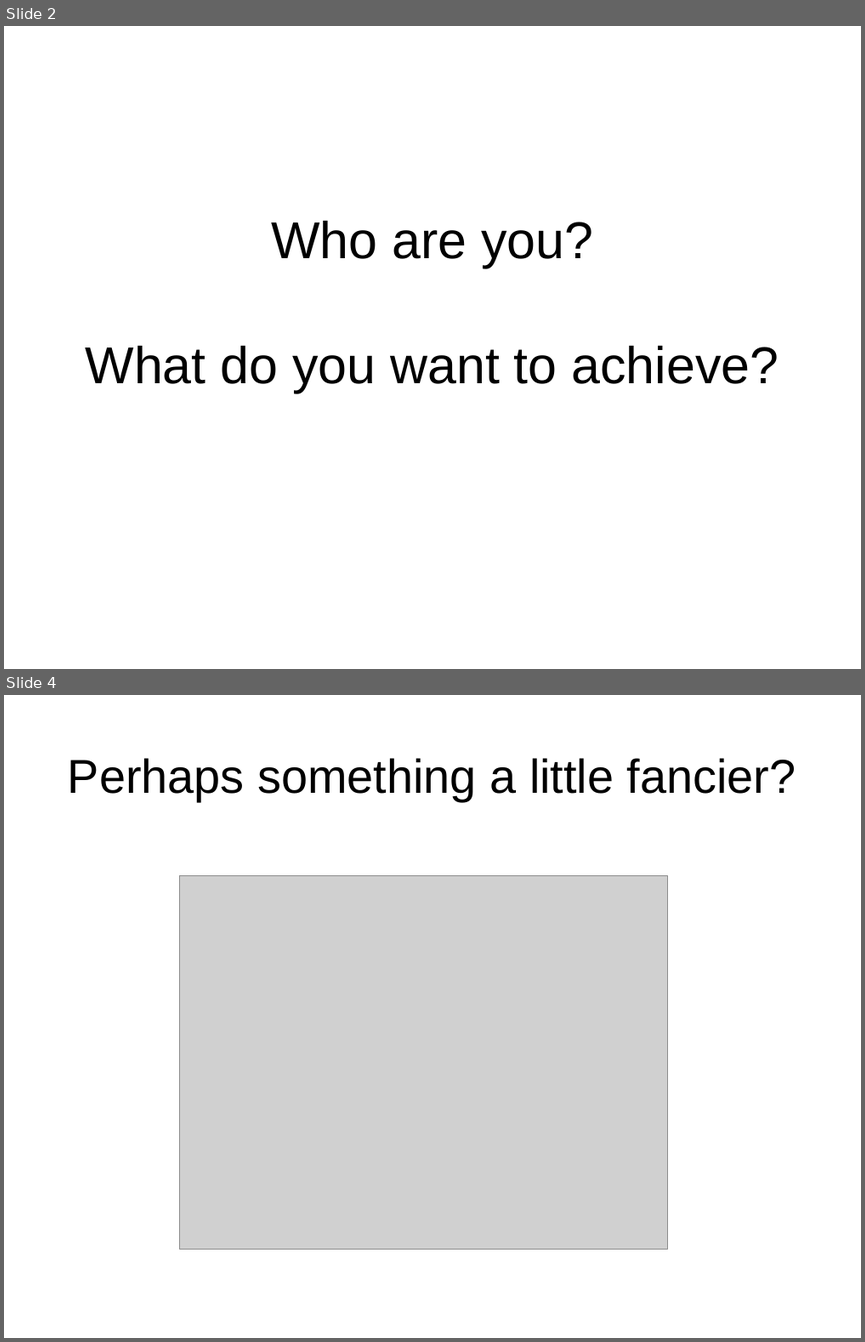
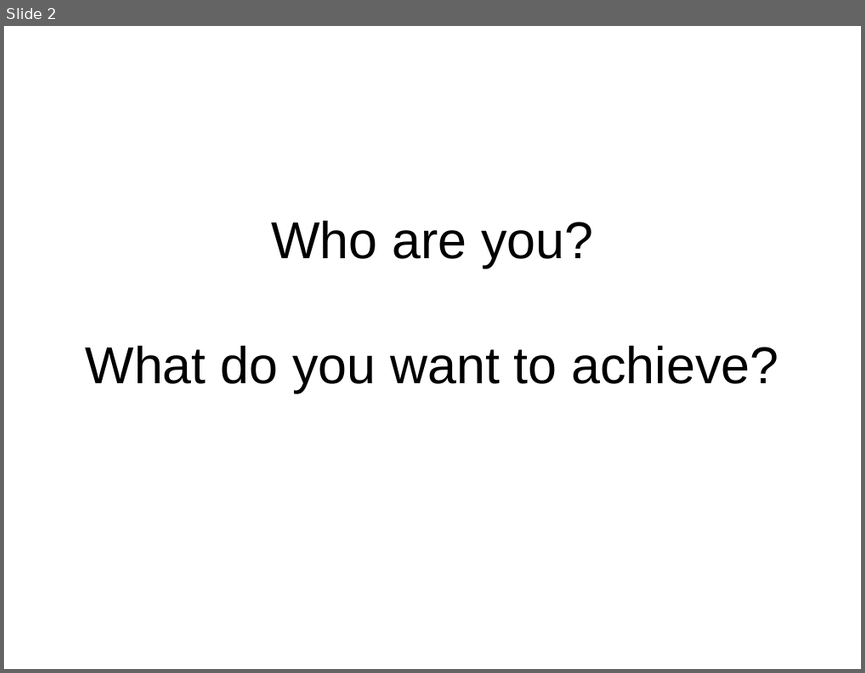
Before and after one commit to jvns/mtlpytutorial, a slide deck: intro-slides.odp. Shown one above the other, each under a label of ours: slides 2 and 4 before the commit, slide 2 after it; the slides between them are not shown. The pictures are 865x1342 and 865x673 pixels, drawn with LibreOffice and Linux fonts; fonts in the diff are those of the drawing; grey boxes stand for pictures. Boxes give left, top, right and bottom in pixels: in the first picture for what was removed or moved away, otherwise in the second. Text is boxed around its words. In the diff, an @@ line names an element or a change of style, - is before the commit and + after.

```diff
--- a/intro-slides.odp
+++ b/intro-slides.odp
@@ slide 4 removed at [4, 695, 861, 1338], background #FFFFFF @@
@@ title removed at [68, 758, 796, 801] @@
-Perhaps something a little fancier?
@@ picture removed at [180, 876, 668, 1249] @@
```
Also in this commit, not shown: 4 slides changed, 2 slides added, 3 other slides removed.
